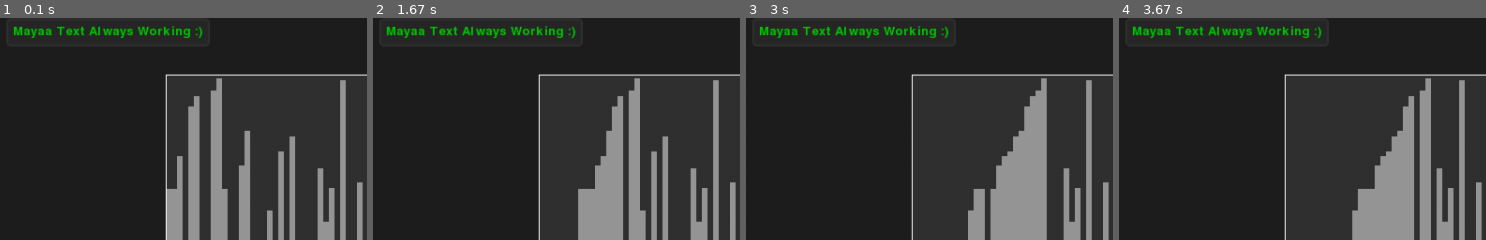
Above: before the commit, frames 1-4 (left to right).
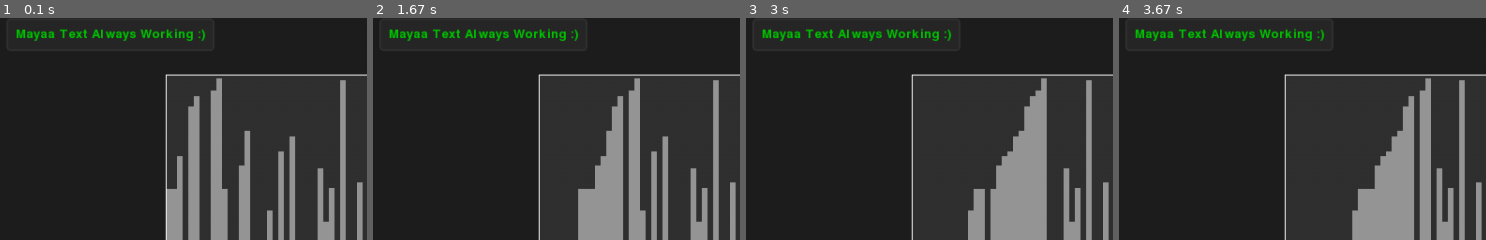
Above: after the commit, the same moments.

Repository: jmmalqui/MayaaEdit
Game: pygame game, started from src/sort.py
The game is run twice, just before and just after one commit, with the same random seed, the same clock (stepped at 60 frames per second) and the same inputs.
Inputs:
- Up to frame 1 (0.1 s): no input
- Up to frame 2 (1.67 s): tap Enter at 0.33 s
- Up to frame 3 (3 s): no input
- Up to frame 4 (3.67 s): no input
The pictures show only the part of the screen within x 0-50%, y 1-51%; the shares and areas given below are measured in that part.

The runs differ from the first frame. In frame 1, 1.7% of the frame differs, in the area x 3-56%, y 3-11%; in frame 2, 1.7%; in frame 3, 1.7%; in frame 4, 1.7%.

Commit message:
gitignore

Diff:
--- a/src/sort.py
+++ b/src/sort.py
@@ -146,8 +146,8 @@
 
     def render(self):
         rectsize = [
-            self.rendered_text.get_width() + 5 * 3,
-            self.rendered_text.get_height() + 5 * 3,
+            self.rendered_text.get_width() + 5 * 4,
+            self.rendered_text.get_height() + 5 * 4,
         ]
         mayaa.draw.rect(
             self.screen.surface, [40, 40, 40], [*self.position, *rectsize], 0, 4
Not shown, changed: .gitignore
